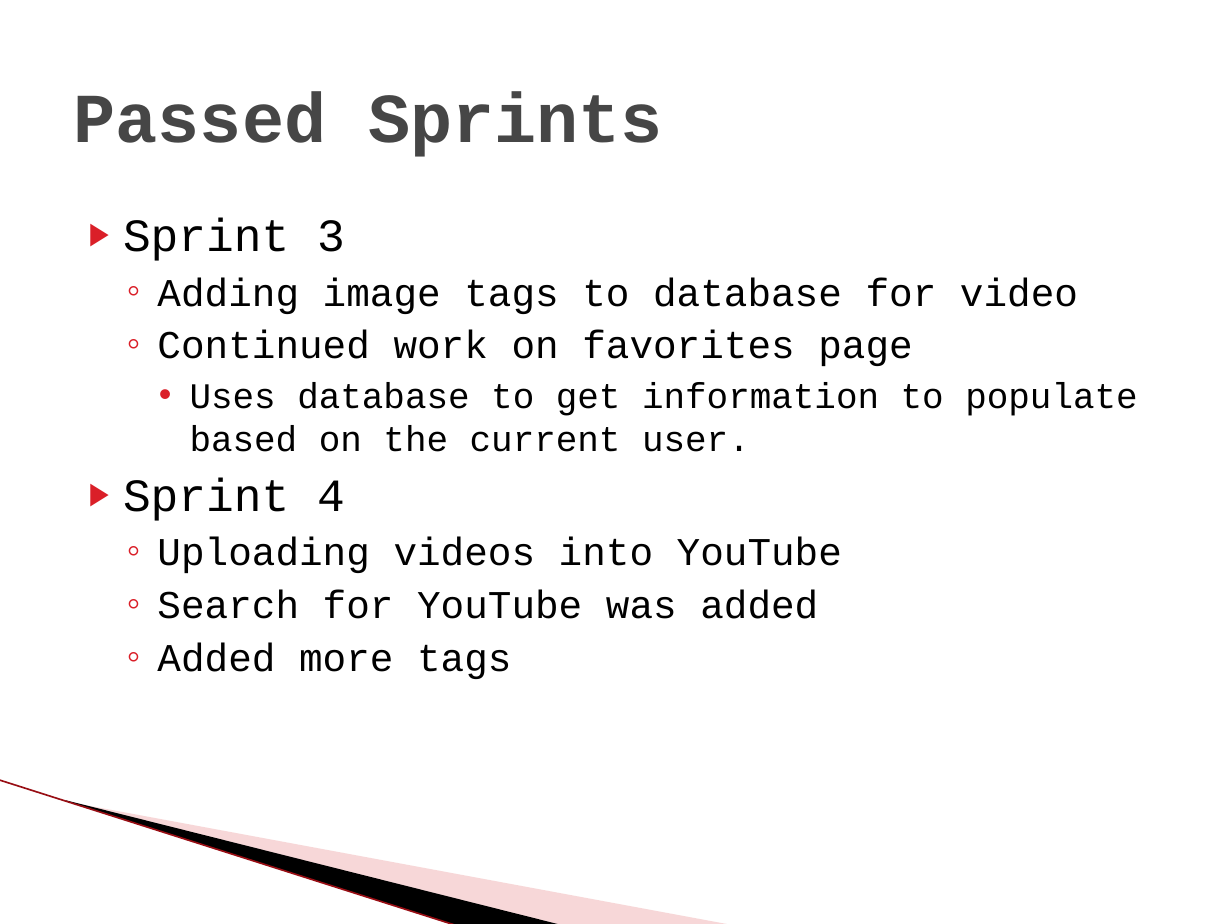
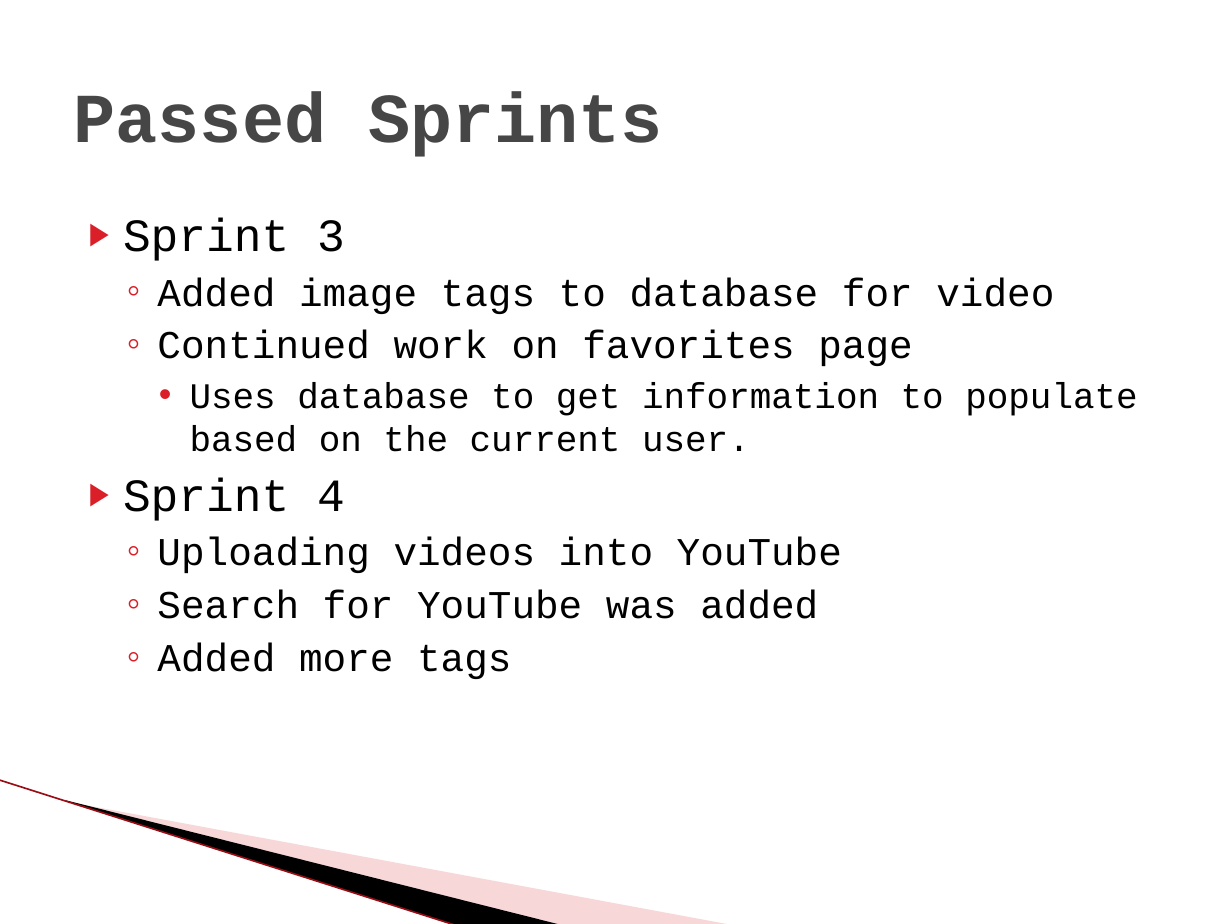
Before and after one commit to GardropFuat/VTP, a slide deck: slide 5 of src/Presentation 03.pptx. Drawn at 1232x924 pixels with LibreOffice and Linux fonts; fonts in the diff are those of the drawing; background and template pictures are left out. Boxes give left, top, right and bottom in pixels: in the first picture for what was removed or moved away, otherwise in the second. Text is boxed around its words. In the diff, an @@ line names an element or a change of style, - is before the commit and + after.

Commit message:
Few minor changes

```diff
--- a/src/Presentation 03.pptx
+++ b/src/Presentation 03.pptx
@@ text at <box>157,277,1054,314</box>: text changed @@
-  ◦ Adding image tags to database for video
+  ◦ Added image tags to database for video
```
Also in this commit, not shown: 1 other slide changed.
